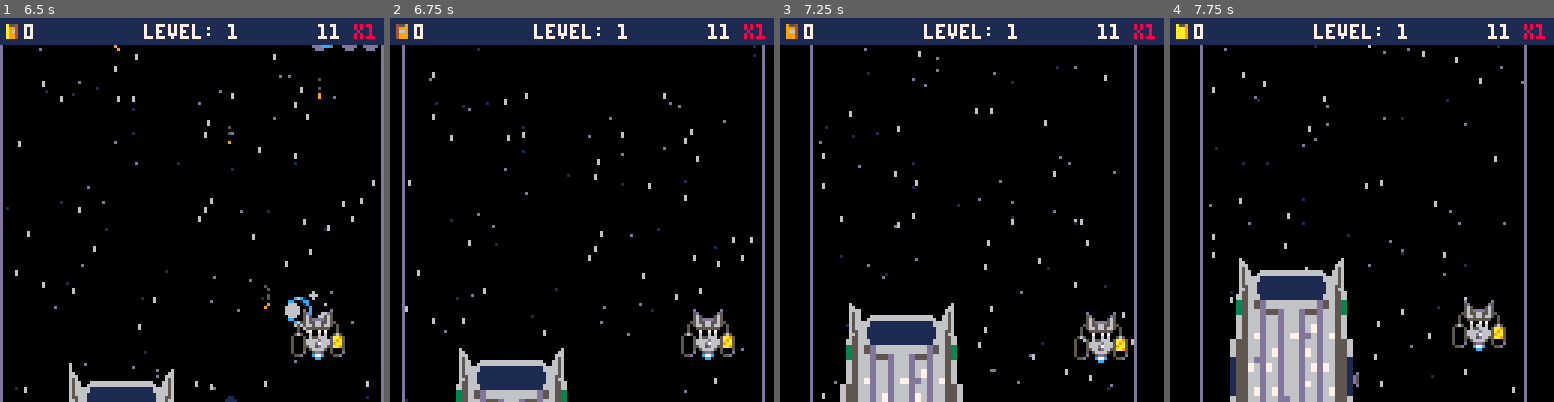
Above: before the commit, frames 1-4 (left to right).
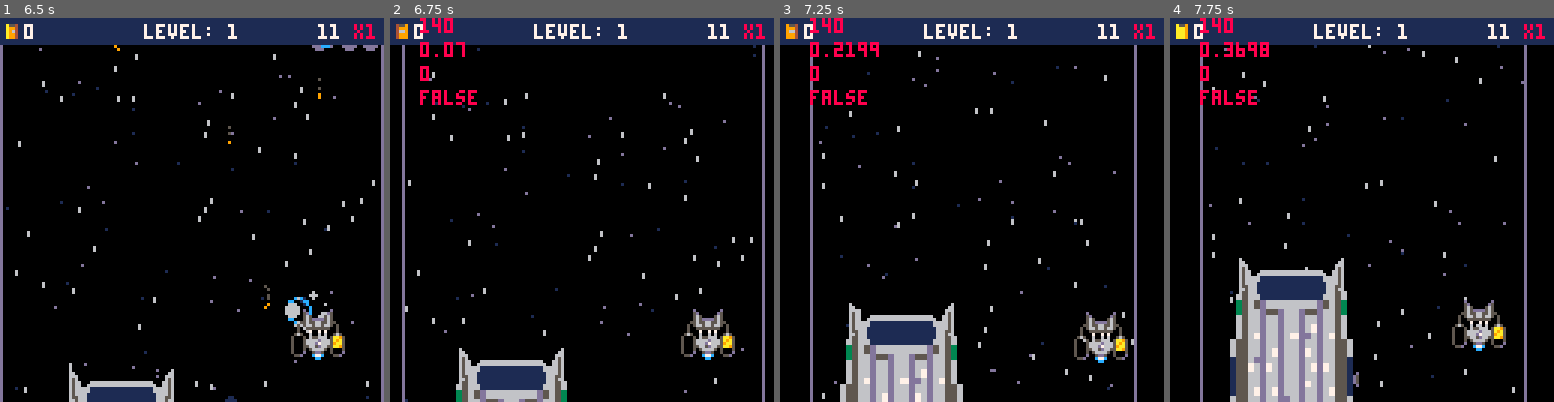
Above: after the commit, the same moments.

Repository: jacobneal65/drop-p8
Game: PICO-8 cartridge drop.p8
The game is run twice, just before and just after one commit, with the same random seed, the same clock (stepped at 60 frames per second) and the same inputs.
Inputs:
- Up to frame 1 (6.5 s): hold Right 1.6-2.1 s; hold Up 2.15-2.42 s; hold Right 2.47-3.03 s; hold Left 3.08-3.58 s; hold Down 3.63-3.97 s; hold Right 4.02-4.68 s; hold Up 4.73-5.03 s; hold Left 5.08-5.68 s; hold Down 5.73-6.03 s; hold Right from 6.08 s (still down)
- Up to frame 2 (6.75 s): release Right at 6.58 s; hold Right from 6.63 s (still down)
- Up to frame 3 (7.25 s): release Right at 7.13 s; hold Up from 7.18 s (still down)
- Up to frame 4 (7.75 s): release Up at 7.45 s; hold Right from 7.5 s (still down)

Frame 1 is identical in both runs. In frame 2, 0.7% of the frame differs, in the area x 7-23%, y 0-23%; in frame 3, 0.8%; in frame 4, 0.9%, in the area x 7-26%, y 0-23%.

Commit message:
added cool sun stuff

Diff:
--- a/drop.p8
+++ b/drop.p8
@@ -796,8 +796,16 @@
 			gen_tmr=0
 		end
 	end
+	debug[3]=e_state
+	debug[4]=fadding
+	debug[1]=sun_off
+		debug[2]=gen_tmr
 	if e_state==8 and fadding == false then
-		sun_off=max(sun_off-4,-140)
+		gen_tmr=min(gen_tmr+0.01,1)
+		local _tmr=easeoutinquart(gen_tmr)
+
+		sun_off=lerp(140,-140,_tmr)
+
 		if sun_off ==-140 then
 			e_state=9
 		end
@@ -930,6 +938,15 @@
  rd=34
  circfill(x,y,rd+1+cos(time()),c2)
 	circfill(x,y,rd+cos(time()),c1)
+	local y1=54+sun_off
+	local y2=y1+16
+	ovalfill(30-cos(time()),y1,97+cos(time()),y2,7)--white
+	ovalfill(30-cos(time()),y1-1,97+cos(time()),y2-1,12)--blue
+	local txt="class a"
+	local txt2="speed: unknown"
+
+	oprint(txt,hcenter(txt)+sun_off,48,7,2)
+	oprint(txt2,hcenter(txt2)+sun_off,56,7,2)
 end
 
 
@@ -1201,6 +1218,16 @@
 	return 1-t*t
 end
 
+function easeoutinquart(t)
+	if t<.5 then
+		t-=.5
+		return .5-8*t*t*t*t
+	else
+		t-=.5
+		return .5+8*t*t*t*t
+	end
+end
+
 function init_circfade()
 	fade_tmr=0
 	fade_dir = -1
@@ -1238,6 +1265,11 @@
 	rectfill(_x+1,_y,_x+max(_w-1,0)-1,_y+max(_h-1,0),_oc)
 	rectfill(_x+1,_y+2,_x+max(_w-1,0)-1,_y+max(_h-1,0)-2,_ic)
 	rectfill(_x+2,_y+1,_x+max(_w-1,0)-2,_y+max(_h-1,0)-1,_ic)
+end
+
+function oprint(_t,_x,_y,_main_c,_shadow_c)
+	print(_t,_x+1,_y+1,_shadow_c)
+	print(_t,_x,_y,_main_c)
 end
 __gfx__
 00000000000000000000000007007070070707000007700000c77c000007700000c77c0000000000000000000000000000000000000000000000000000000000
